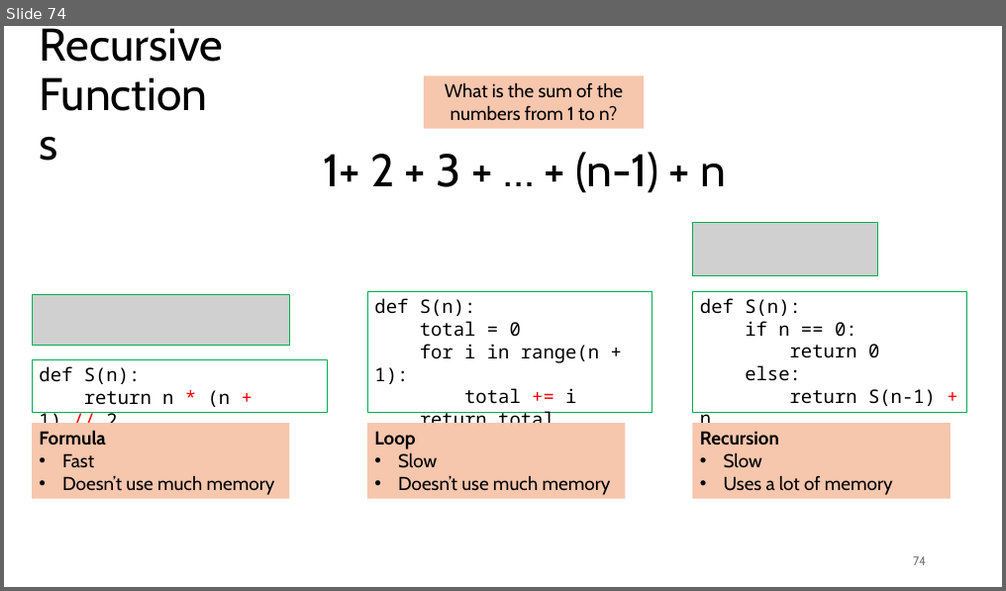
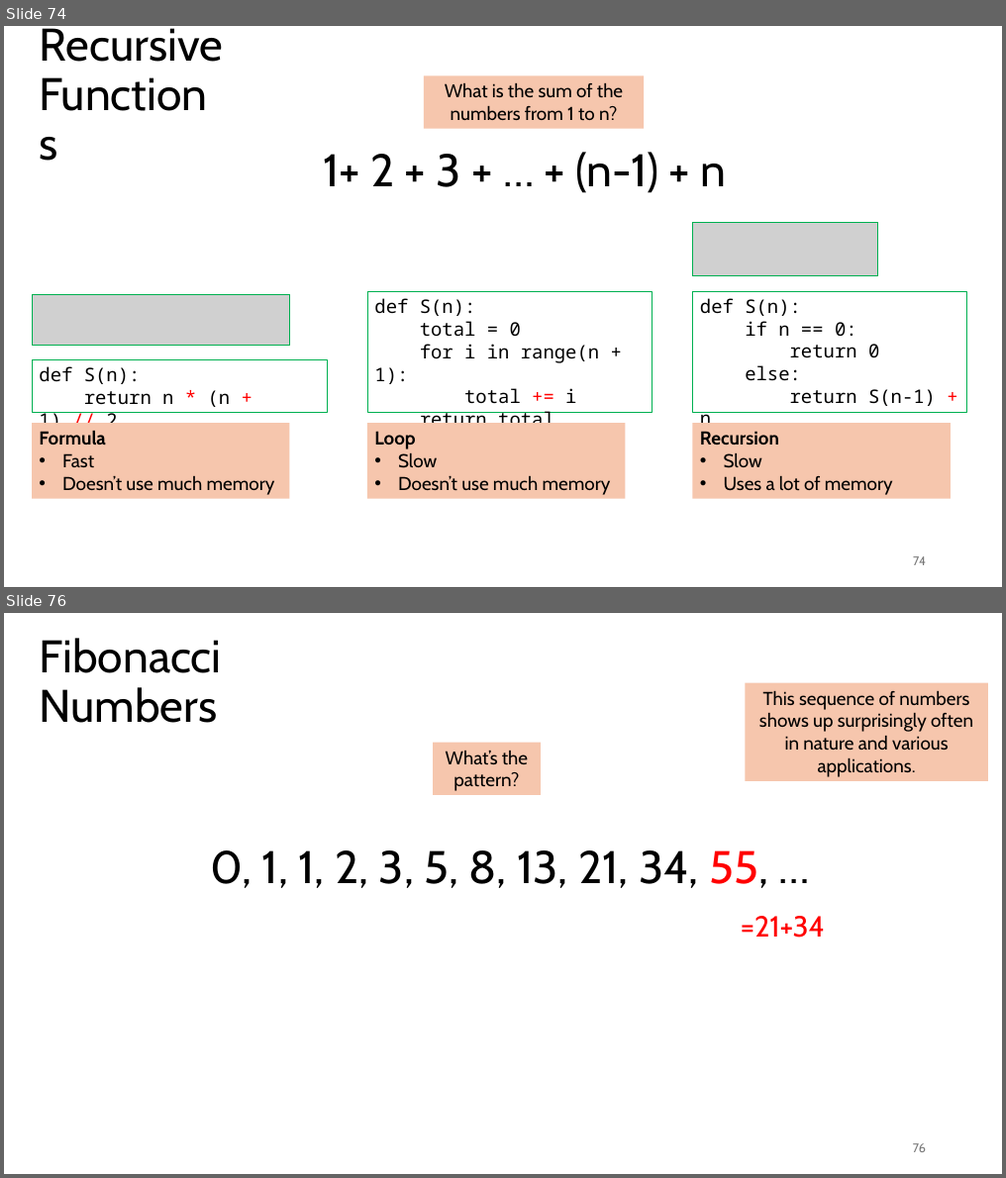
Before and after one commit to tjd1234/cmpt120fall2024, a slide deck: lecture_notes/chapter6/chapter6.pptx. Shown one above the other, each under a label of ours: slide 74 before the commit, slides 74 and 76 after it; the slides between them are not shown. The pictures are 1006x591 and 1006x1178 pixels, drawn with LibreOffice and Linux fonts; fonts in the diff are those of the drawing; grey boxes stand for pictures. Boxes give left, top, right and bottom in pixels: in the first picture for what was removed or moved away, otherwise in the second. Text is boxed around its words. In the diff, an @@ line names an element or a change of style, - is before the commit and + after.

```diff
--- a/lecture_notes/chapter6/chapter6.pptx
+++ b/lecture_notes/chapter6/chapter6.pptx
@@ slide 76 added at box(4, 613, 1002, 1174), background #FFFFFF @@
@@ title added at box(40, 638, 222, 723), 44 pt, text #000000 @@
+Fibonacci
+Numbers
@@ rectangle added at box(746, 682, 988, 780), fill #F6C6AD, 18 pt, text #000000 @@
+This sequence of numbers shows up surprisingly often in nature and various applications.
@@ rectangle added at box(433, 743, 541, 796), fill #F6C6AD, 18 pt, text #000000 @@
+What’s the pattern?
@@ text added at box(210, 851, 769, 888), 44 pt, text #000000 @@
+0, 1, 1, 2, 3, 5, 8, 13, 21, 34, 55, …
@@ text added at box(741, 916, 826, 938), 28 pt, text #FF0000 @@
+=21+34
@@ page number added at box(913, 1144, 926, 1153), 12 pt, text #797979 @@
+76
```
Also in this commit, not shown: 29 other slides added, 2 other files.
